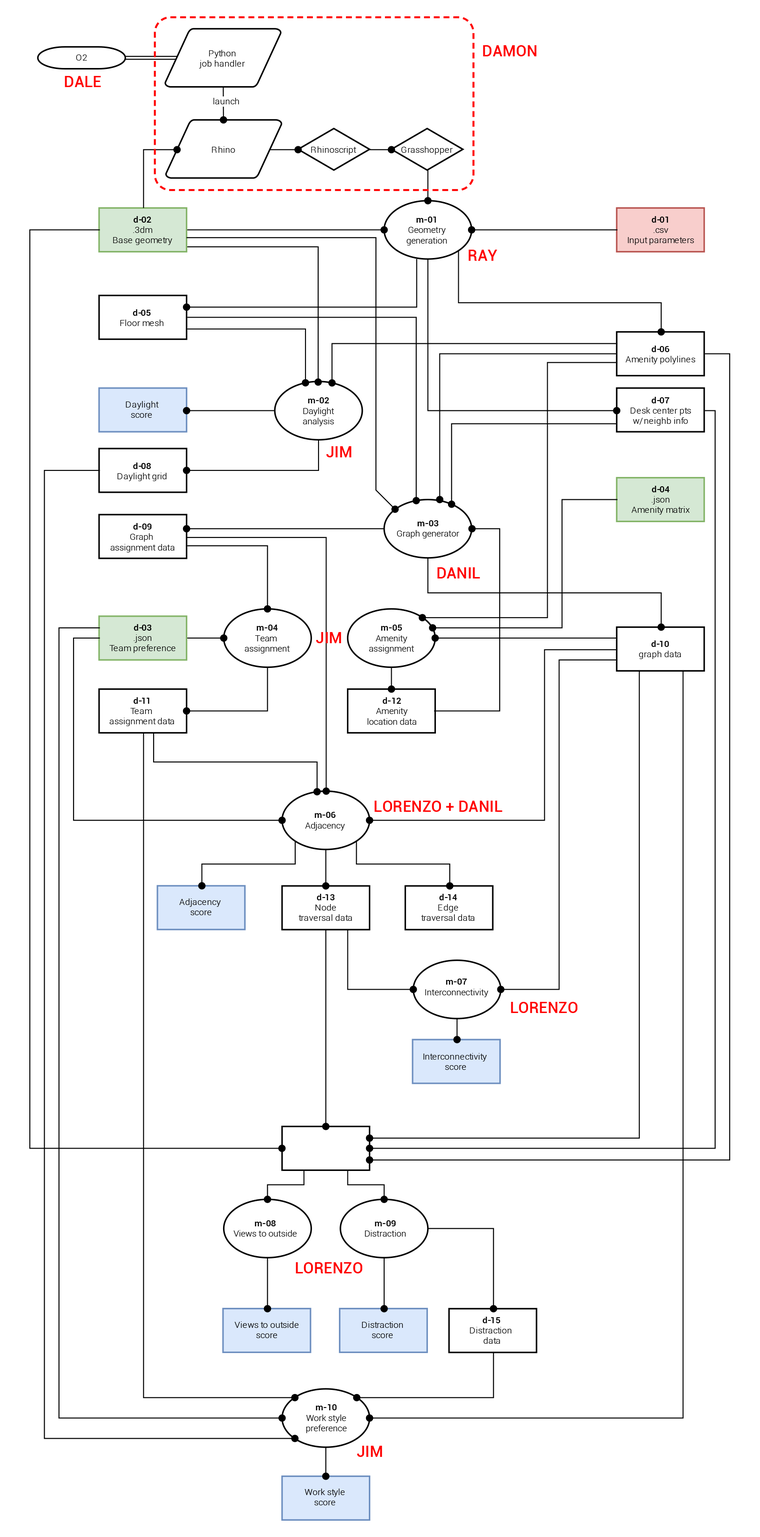
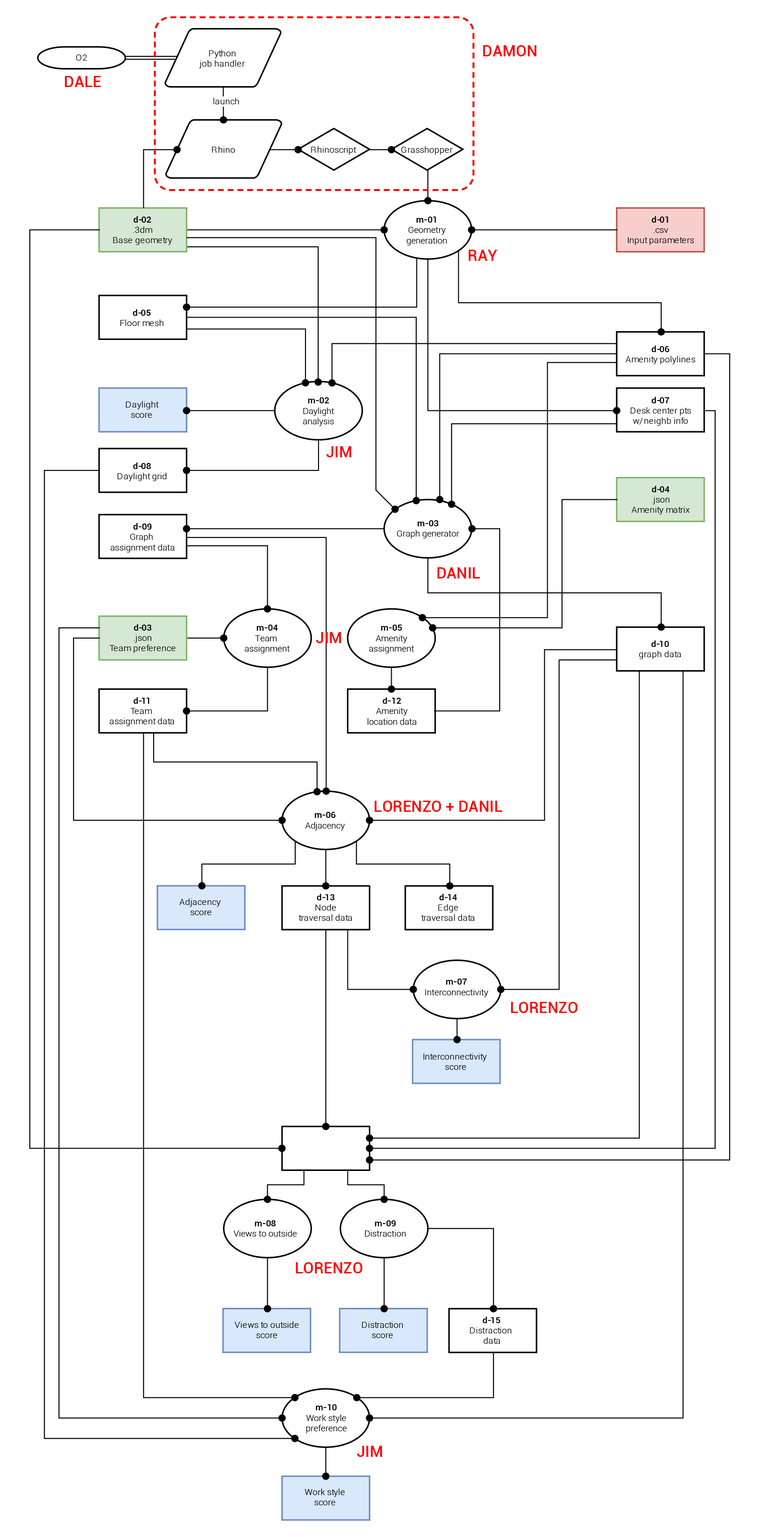
Layer changes from the first 760px x 1537px image to the second:
painted on "flow chart" over [left=431, top=634, right=618, bottom=642]
